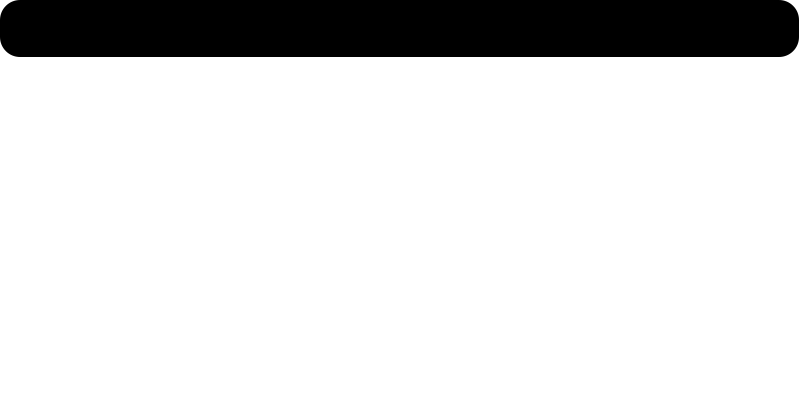
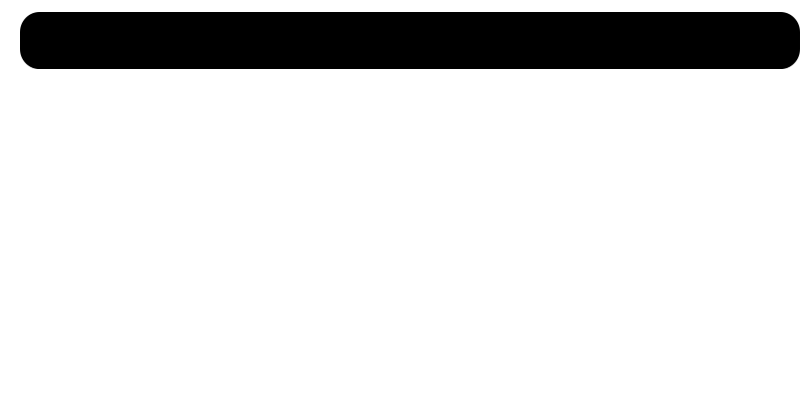
Revision of a layered (800, 400) image; what changed, layer by layer:
painted on "Layer 2" over (0, 0, 800, 69)
